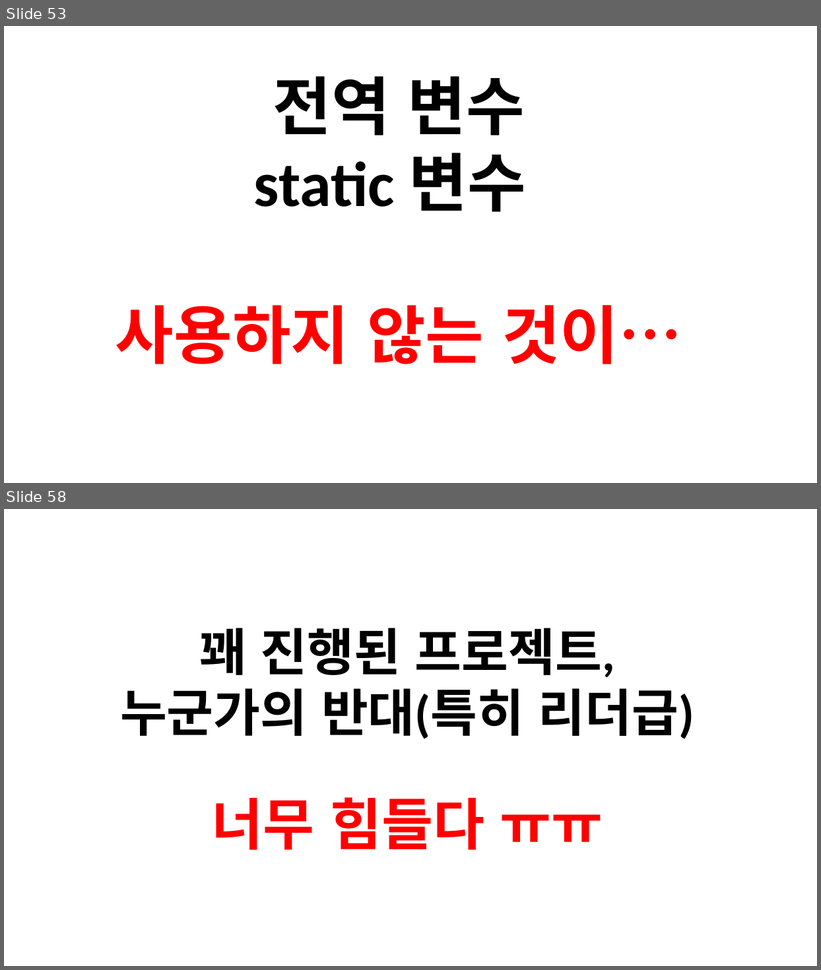
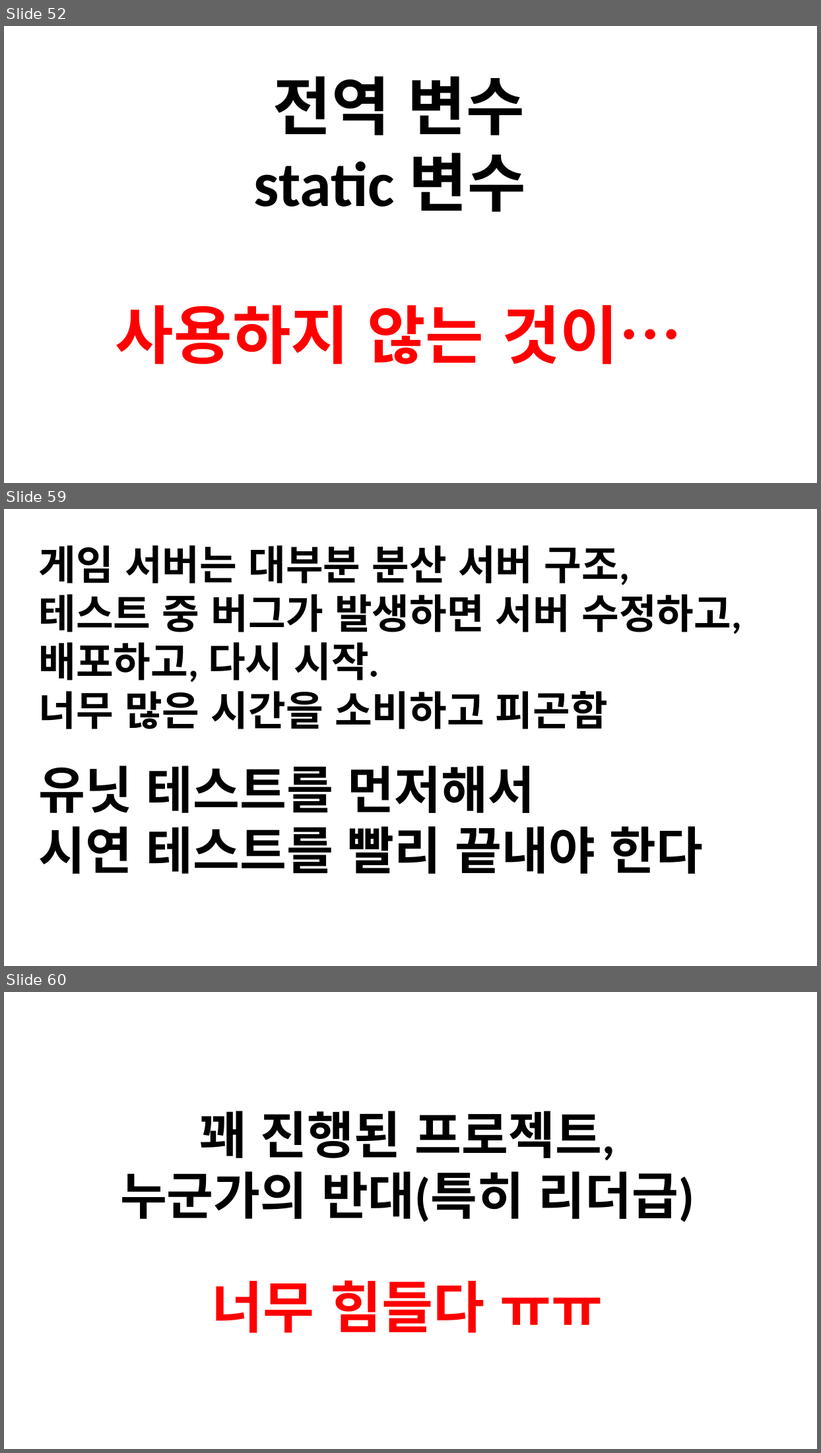
Before and after one commit to jacking75/conf_cpp_korea_2018-08, a slide deck: [C++ Korea 4th Seminar]Visual Cpp에서 유닛 테스트 하기.pptx. Shown one above the other, each under a label of ours: slides 53 and 58 before the commit, slides 52, 59 and 60 after it; the slides between them are not shown. The pictures are 821x970 and 821x1453 pixels, drawn with LibreOffice and Linux fonts; fonts in the diff are those of the drawing. Boxes give left, top, right and bottom in pixels: in the first picture for what was removed or moved away, otherwise in the second. Text is boxed around its words. In the diff, an @@ line names an element or a change of style, - is before the commit and + after.

```diff
--- a/[C++ Korea 4th Seminar]Visual Cpp에서 유닛 테스트 하기.pptx
+++ b/[C++ Korea 4th Seminar]Visual Cpp에서 유닛 테스트 하기.pptx
@@ slide 59 added at box(4, 509, 817, 966), background #FFFFFF @@
@@ text added at box(39, 545, 742, 729), 96 pt, text #000000, bold @@
+게임 서버는 대부분 분산 서버 구조,
+테스트 중 버그가 발생하면 서버 수정하고, 배포하고, 다시 시작.
+너무 많은 시간을 소비하고 피곤함
@@ text added at box(38, 766, 704, 874), 120 pt, text #000000, bold @@
+유닛 테스트를 먼저해서
+시연 테스트를 빨리 끝내야 한다
@@ what was slide 53 is now slide 52 @@
@@ what was slide 58 is now slide 60 @@
```
Also in this commit, not shown: 7 slides changed, 5 other slides added, 5 slides removed, 16 other files.
